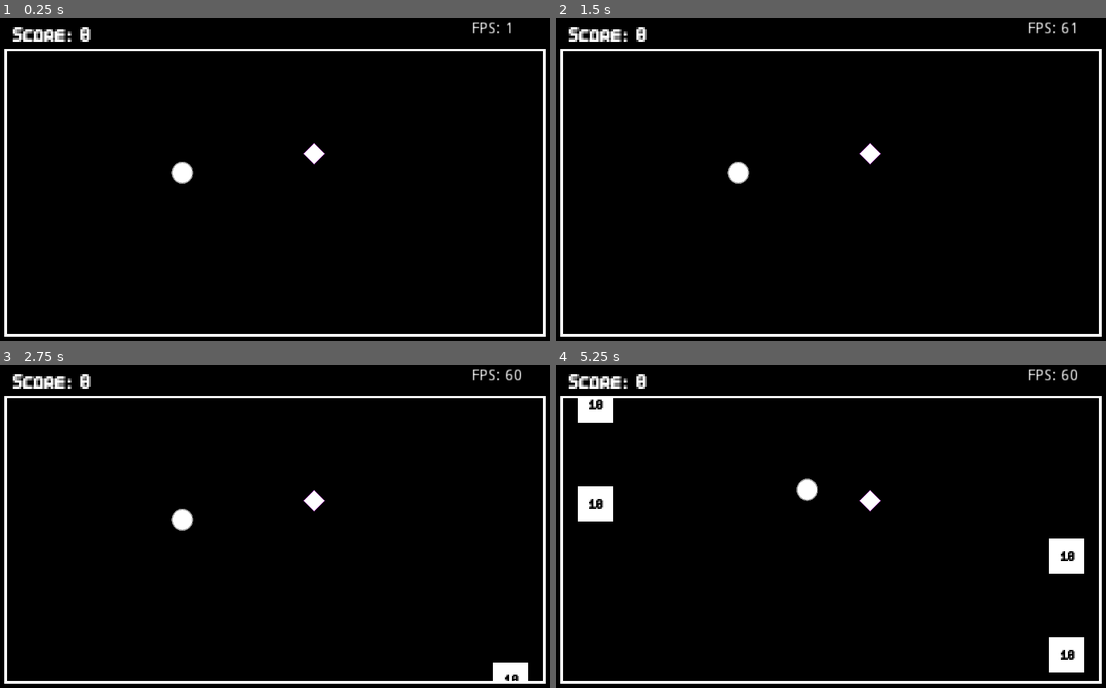
Above: before the commit, frames 1-4 (two rows, left to right).
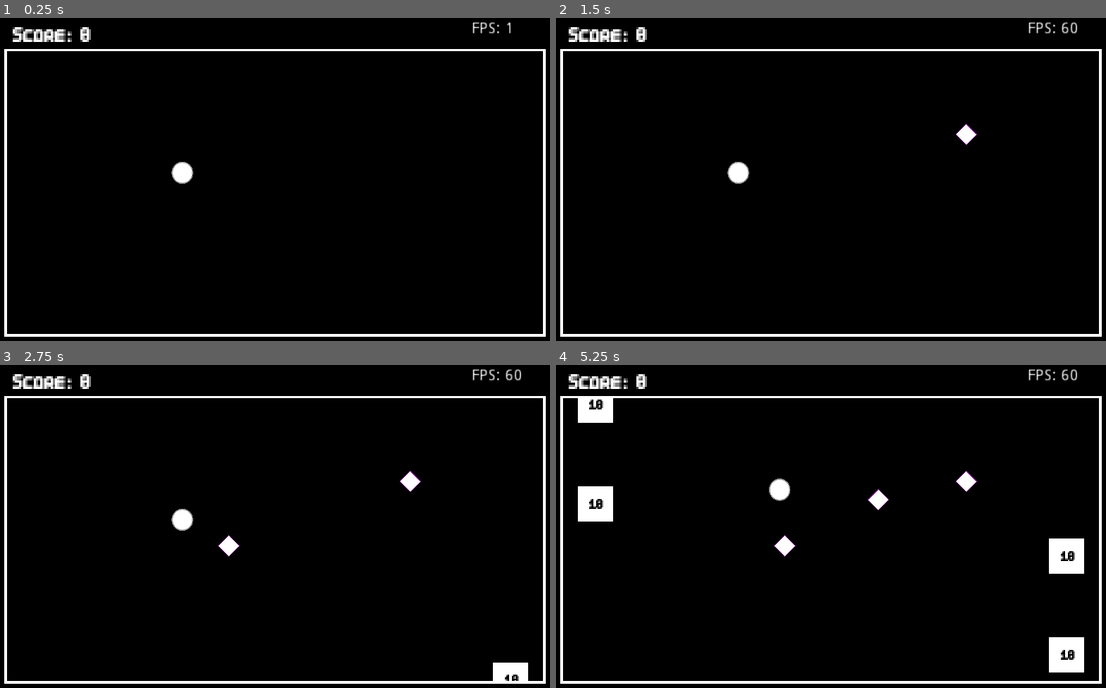
Above: after the commit, the same moments.

Repository: sugarvoid/cross-out
Game: Godot game, scene res://game/game.tscn
Same seed, same stepped clock (60 frames per second), same inputs: the game is played once before the commit and once after it. Before the commit the project has no main scene; this scene is started directly in both runs.
Inputs:
- Up to frame 1 (0.25 s): no input
- Up to frame 2 (1.5 s): tap Enter (ui_accept) at 0.5, 0.77 s
- Up to frame 3 (2.75 s): tap Enter (ui_accept) at 1.52, 2 s
- Up to frame 4 (5.25 s): tap Enter (ui_accept) at 3.02, 3.77, 4.52 s

The runs differ from the first frame. In frame 1, 0.1% of the frame differs, in the area x 55-60%, y 38-46%; in frame 2, 0.3%; in frame 3, 0.4%; in frame 4, 0.9%, in the area x 38-77%, y 32-60%.

Commit message:
Make hazard spawner work

Diff:
--- a/game/game.tscn
+++ b/game/game.tscn
@@ -1,12 +1,12 @@
 [gd_scene load_steps=9 format=2]
 
-[ext_resource path="res://game/player.tscn" type="PackedScene" id=1]
-[ext_resource path="res://game/object/hazard/hazard.tscn" type="PackedScene" id=2]
+[ext_resource path="res://game/player/player.tscn" type="PackedScene" id=1]
+[ext_resource path="res://game/manager/hazard_manager.tscn" type="PackedScene" id=2]
 [ext_resource path="res://game/game.gd" type="Script" id=3]
-[ext_resource path="res://background.png" type="Texture" id=5]
-[ext_resource path="res://background_front.png" type="Texture" id=6]
+[ext_resource path="res://game/background/background.png" type="Texture" id=5]
+[ext_resource path="res://game/background/background_front.png" type="Texture" id=6]
 [ext_resource path="res://game/font/Smart Basic 9h.ttf" type="DynamicFontData" id=7]
-[ext_resource path="res://game/target_manager.gd" type="Script" id=8]
+[ext_resource path="res://game/manager/target_manager.gd" type="Script" id=8]
 
 [sub_resource type="DynamicFont" id=1]
 font_data = ExtResource( 7 )
@@ -17,6 +17,8 @@
 [node name="Background" type="Sprite" parent="."]
 texture = ExtResource( 5 )
 centered = false
+
+[node name="HazardManager" parent="." instance=ExtResource( 2 )]
 
 [node name="TargetManager" type="Node2D" parent="."]
 script = ExtResource( 8 )
@@ -32,12 +34,6 @@
 [node name="TmrLeft" type="Timer" parent="TargetManager"]
 
 [node name="TmrRight" type="Timer" parent="TargetManager"]
-
-[node name="HazardManager" type="Node2D" parent="."]
-
-[node name="Hazard" parent="HazardManager" instance=ExtResource( 2 )]
-position = Vector2( 583, 247 )
-scale = Vector2( 0.5, 0.5 )
 
 [node name="Player" parent="." instance=ExtResource( 1 )]
 position = Vector2( 344, 282 )
--- a/kill_zone.tscn
+++ b/game/killzone/kill_zone.tscn
@@ -1,6 +1,6 @@
 [gd_scene load_steps=3 format=2]
 
-[ext_resource path="res://kill_zone.gd" type="Script" id=1]
+[ext_resource path="res://game/killzone/kill_zone.gd" type="Script" id=1]
 
 [sub_resource type="RectangleShape2D" id=1]
 extents = Vector2( 25.5, 660.5 )
--- /dev/null
+++ b/game/manager/hazard_manager.gd
@@ -0,0 +1,54 @@
+class_name HazardManager
+extends Node2D
+
+
+const p_Hazard: PackedScene = preload("res://game/object/hazard/hazard.tscn")
+
+onready var hazard_container: Node2D = get_node("HazardContainer")
+onready var tmr_haz_spawner: Timer = get_node("TmrHazardSpawner")
+
+
+func _ready() -> void:
+	self.tmr_haz_spawner.connect("timeout", self, "_on_spawner_timeout")
+	tmr_haz_spawner.start(1)
+
+func _get_rand_spawn_pos() -> Vector2:
+	randomize()
+	var ran_pos: Vector2
+	ran_pos.x = rand_range($SpawnZone/Right.global_position.x, $SpawnZone/Left.global_position.x)
+	ran_pos.y = rand_range($SpawnZone/Top.global_position.y, $SpawnZone/Bottom.global_position.y)
+	return ran_pos
+
+func add_hazard_to_screen(pos: Vector2) -> void:
+	self.hazard_container.add_child(_create_hazard(pos))
+
+
+func _remove_hazard_to_screen(h: Hazard) -> void:
+	self.hazard_container.remove_child(h)
+
+
+func _create_hazard(pos: Vector2) -> Hazard:
+	var _new_hazard: Hazard = p_Hazard.instance()
+	_new_hazard.global_position = pos
+	_new_hazard.connect("on_life_timeout", self, "_remove_hazard_to_screen")
+	return _new_hazard
+
+func _move_checker() -> void:
+	randomize()
+	$SpawnChecker.global_position = _get_rand_spawn_pos()
+
+func _get_checkers_overlapping() -> Array:
+	return $SpawnChecker.get_overlapping_areas()
+
+func _is_spot_okay() -> bool:
+	var over_laping_bods: Array = $SpawnChecker.get_overlapping_areas()
+	print(over_laping_bods)
+	return (over_laping_bods.size() == 0)
+
+func _on_spawner_timeout() -> void:
+	_move_checker()
+	yield(get_tree().create_timer(0.5), "timeout")
+	if _get_checkers_overlapping().size() == 0:
+		add_hazard_to_screen($SpawnChecker.global_position)
+	else:
+		pass
--- /dev/null
+++ b/game/manager/hazard_manager.tscn
@@ -0,0 +1,39 @@
+[gd_scene load_steps=4 format=2]
+
+[ext_resource path="res://game/manager/hazard_manager.gd" type="Script" id=1]
+[ext_resource path="res://game/object/target/target_red.svg" type="Texture" id=2]
+
+[sub_resource type="RectangleShape2D" id=1]
+extents = Vector2( 88.375, 81 )
+
+[node name="HazardManager" type="Node2D"]
+script = ExtResource( 1 )
+
+[node name="HazardContainer" type="Node2D" parent="."]
+
+[node name="SpawnZone" type="Node2D" parent="."]
+position = Vector2( 496, 286 )
+
+[node name="Top" type="Position2D" parent="SpawnZone"]
+position = Vector2( -12, -201 )
+
+[node name="Bottom" type="Position2D" parent="SpawnZone"]
+position = Vector2( 4, 208 )
+
+[node name="Left" type="Position2D" parent="SpawnZone"]
+position = Vector2( -302, 0 )
+
+[node name="Right" type="Position2D" parent="SpawnZone"]
+position = Vector2( 365, -6 )
+
+[node name="TmrHazardSpawner" type="Timer" parent="."]
+
+[node name="SpawnChecker" type="Area2D" parent="."]
+
+[node name="CollisionShape2D" type="CollisionShape2D" parent="SpawnChecker"]
+shape = SubResource( 1 )
+
+[node name="Sprite" type="Sprite" parent="SpawnChecker"]
+visible = false
+scale = Vector2( 0.09, 0.09 )
+texture = ExtResource( 2 )
--- a/game/object/hazard/hazard.gd
+++ b/game/object/hazard/hazard.gd
@@ -1,15 +1,28 @@
 class_name Hazard
 extends Node2D
 
+signal on_life_timeout(hazard)
+
 
 onready var _hit_box: Area2D = get_node("Hitbox")
+onready var _trm_lifetime: Timer = get_node("TmrLifetime")
+
+var time_on_screen: int = 5
 
 
-func _ready():
+func _ready() -> void:
 	self._connect_signals()
+	self._start_timer()
 
 func _connect_signals() -> void:
 	self._hit_box.connect("body_entered", self, "_on_player_colide")
+	self._trm_lifetime.connect("timeout", self, "_on_life_timer_timeout")
+
+func _start_timer() -> void:
+	self._trm_lifetime.start(self.time_on_screen)
 
 func _on_player_colide(body: Node) -> void:
 	print(body)
+
+func _on_life_timer_timeout() -> void:
+	self.emit_signal("on_life_timeout", self)
--- a/game/object/hazard/hazard.tscn
+++ b/game/object/hazard/hazard.tscn
@@ -19,3 +19,5 @@
 [node name="CollisionShape2D" type="CollisionShape2D" parent="Hitbox"]
 position = Vector2( 1.3487e-06, 1.3487e-06 )
 shape = SubResource( 1 )
+
+[node name="TmrLifetime" type="Timer" parent="."]
--- a/game/object/target/target.gd
+++ b/game/object/target/target.gd
@@ -2,16 +2,18 @@
 extends Area2D
 
 
-const move_speed: int = 90
+var move_speed: int = 90
 
 onready var right_collision: CollisionShape2D = get_node("RightSide")
 onready var left_collision: CollisionShape2D = get_node("LeftSide")
+onready var vis_noti: VisibilityNotifier2D = get_node("VisibilityNotifier2D")
 
 var score: int = 10
 var moving_dir: int
 
 func _ready():
 	self.connect("body_entered", self, "_on_player_entered")
+	self.vis_noti.connect("screen_exited", self, "queue_free")
 
 func _physics_process(delta):
 	_move(self.moving_dir, delta)
--- a/game/object/target/target.tscn
+++ b/game/object/target/target.tscn
@@ -2,7 +2,7 @@
 
 [ext_resource path="res://game/font/Smart Basic 9h.ttf" type="DynamicFontData" id=1]
 [ext_resource path="res://game/object/target/target.gd" type="Script" id=2]
-[ext_resource path="res://box_green.png" type="Texture" id=3]
+[ext_resource path="res://game/object/target/box_green.png" type="Texture" id=3]
 
 [sub_resource type="DynamicFont" id=3]
 font_data = ExtResource( 1 )
@@ -12,6 +12,7 @@
 
 [sub_resource type="Animation" id=2]
 resource_name = "flip_over"
+length = 0.5
 tracks/0/type = "value"
 tracks/0/path = NodePath("Sprite:scale")
 tracks/0/interp = 1
@@ -19,10 +20,22 @@
 tracks/0/imported = false
 tracks/0/enabled = true
 tracks/0/keys = {
-"times": PoolRealArray( 0, 0.5, 1 ),
+"times": PoolRealArray( 0, 0.25, 0.5 ),
 "transitions": PoolRealArray( 1, 1, 1 ),
 "update": 0,
 "values": [ Vector2( 0.5, 0.5 ), Vector2( 0.5, 0 ), Vector2( 0.5, 0.5 ) ]
+}
+tracks/1/type = "value"
+tracks/1/path = NodePath("Sprite/LblPonits:visible")
+tracks/1/interp = 1
+tracks/1/loop_wrap = true
+tracks/1/imported = false
+tracks/1/enabled = true
+tracks/1/keys = {
+"times": PoolRealArray( 0.2 ),
+"transitions": PoolRealArray( 1 ),
+"update": 1,
+"values": [ false ]
 }
 
 [node name="Target" type="Area2D"]
@@ -54,3 +67,5 @@
 
 [node name="AnimationPlayer" type="AnimationPlayer" parent="."]
 anims/flip_over = SubResource( 2 )
+
+[node name="VisibilityNotifier2D" type="VisibilityNotifier2D" parent="."]
--- a/player.gd
+++ b/game/player/player.gd
@@ -2,6 +2,9 @@
 extends KinematicBody2D
 
 signal has_hit_target(score_amount) # int
+
+const STARTING_SPEED: int = 300
+const SPEED_UP_AMOUNT: int = 100
 
 var jump_force = 300
 var gravity = 700
@@ -9,9 +12,7 @@
 var jump_next = false
 var is_alive = true
 var screen_size
-var x_movement = 500
-
-
+var x_movement: int
 var in_play: bool = false
 
 func get_class() -> String:
@@ -19,7 +20,7 @@
 
 func _ready():
 	screen_size = get_viewport_rect().size
-
+	self.x_movement = self.STARTING_SPEED
 
 func _input(event):
 	if event.is_action_pressed("ui_accept"):
@@ -46,6 +47,8 @@
 func _toggle_x() -> void:
 	self.x_movement = x_movement * -1
 
+func increase_speed() -> void:
+	self.x_movement += self.SPEED_UP_AMOUNT
 
-func went_off_screen():
-	print("went off screen")
+#func went_off_screen():
+#	print("went off screen")
--- a/game/player.tscn
+++ b/game/player/player.tscn
@@ -1,7 +1,7 @@
 [gd_scene load_steps=4 format=2]
 
-[ext_resource path="res://player.gd" type="Script" id=1]
-[ext_resource path="res://player.svg" type="Texture" id=2]
+[ext_resource path="res://game/player/player.gd" type="Script" id=1]
+[ext_resource path="res://game/player/player.svg" type="Texture" id=2]
 
 [sub_resource type="CircleShape2D" id=1]
 radius = 18.0
--- /dev/null
+++ b/game/start_screen.gd
@@ -0,0 +1,12 @@
+extends Control
+
+
+onready var _btn_start: Button = get_node("BtnStart")
+
+
+func _ready() -> void:
+	self._btn_start.connect("pressed", self, "_start_game")
+
+
+func _start_game() -> void:
+	get_tree().change_scene("res://game/game.tscn")
--- /dev/null
+++ b/game/start_screen.tscn
@@ -0,0 +1,40 @@
+[gd_scene load_steps=5 format=2]
+
+[ext_resource path="res://game/font/Smart Basic 9h.ttf" type="DynamicFontData" id=1]
+[ext_resource path="res://game/start_screen.gd" type="Script" id=2]
+
+[sub_resource type="DynamicFont" id=1]
+size = 24
+font_data = ExtResource( 1 )
+
+[sub_resource type="DynamicFont" id=2]
+size = 74
+font_data = ExtResource( 1 )
+
+[node name="StartSrceen" type="Control"]
+anchor_right = 1.0
+anchor_bottom = 1.0
+script = ExtResource( 2 )
+
+[node name="ColorRect" type="ColorRect" parent="."]
+margin_left = -16.0
+margin_top = -5.0
+margin_right = 1037.0
+margin_bottom = 619.0
+color = Color( 0.0862745, 0.0862745, 0.0862745, 1 )
+
+[node name="BtnStart" type="Button" parent="."]
+margin_left = 376.0
+margin_top = 397.0
+margin_right = 636.0
+margin_bottom = 505.0
+custom_fonts/font = SubResource( 1 )
+text = "start "
+
+[node name="Label" type="Label" parent="."]
+margin_left = 360.0
+margin_top = 109.0
+margin_right = 693.0
+margin_bottom = 184.0
+custom_fonts/font = SubResource( 2 )
+text = "game title "
--- a/project.godot
+++ b/project.godot
@@ -14,10 +14,15 @@
 "language": "GDScript",
 "path": "res://game/object/hazard/hazard.gd"
 }, {
+"base": "Node2D",
+"class": "HazardManager",
+"language": "GDScript",
+"path": "res://game/manager/hazard_manager.gd"
+}, {
 "base": "KinematicBody2D",
 "class": "Player",
 "language": "GDScript",
-"path": "res://player.gd"
+"path": "res://game/player/player.gd"
 }, {
 "base": "Area2D",
 "class": "Target",
@@ -26,6 +31,7 @@
 } ]
 _global_script_class_icons={
 "Hazard": "",
+"HazardManager": "",
 "Player": "",
 "Target": ""
 }
@@ -33,6 +39,7 @@
 [application]
 
 config/name="cross-out"
+run/main_scene="res://game/start_screen.tscn"
 config/icon="res://icon.png"
 
 [display]
Renamed: background.png -> game/background/background.png
Not shown, changed: game/background/background.png.import
Renamed: background_front.png -> game/background/background_front.png
Not shown, changed: game/background/background_front.png.import
Renamed: kill_zone.gd -> game/killzone/kill_zone.gd
Renamed: game/target_manager.gd -> game/manager/target_manager.gd
Renamed: box_green.png -> game/object/target/box_green.png
Not shown, changed: game/object/target/box_green.png.import
Renamed: target_green.svg -> game/object/target/target_green.svg
Not shown, changed: game/object/target/target_green.svg.import
Renamed: target_red.svg -> game/object/target/target_red.svg
Not shown, changed: game/object/target/target_red.svg.import
(and 2 more such lines)
